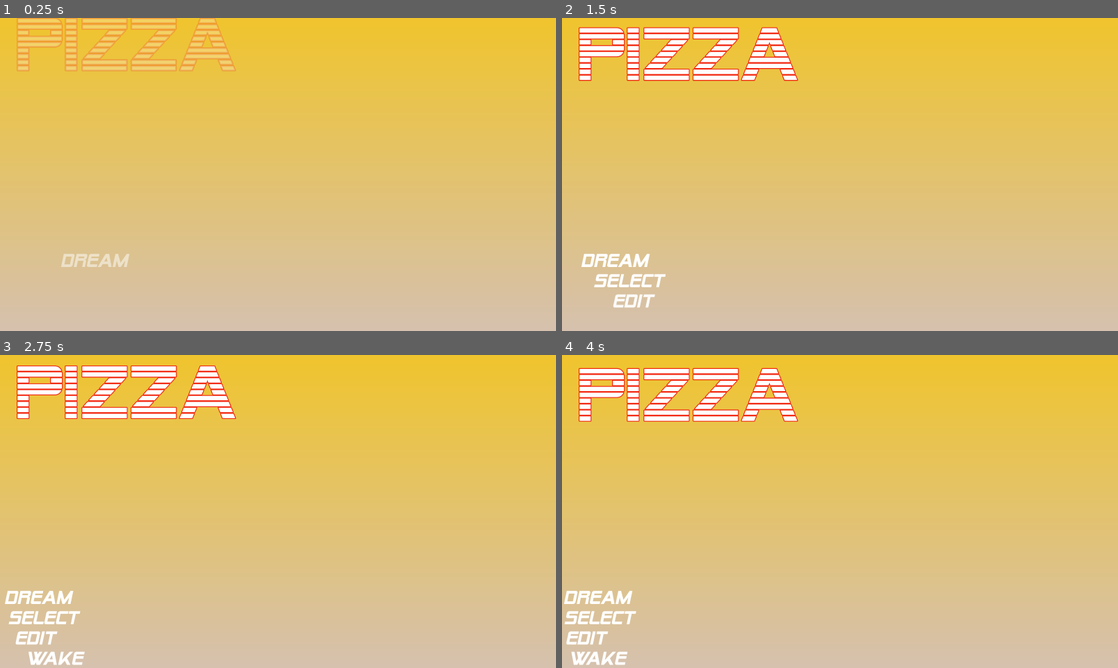
Above: before the commit, frames 1-4 (two rows, left to right).
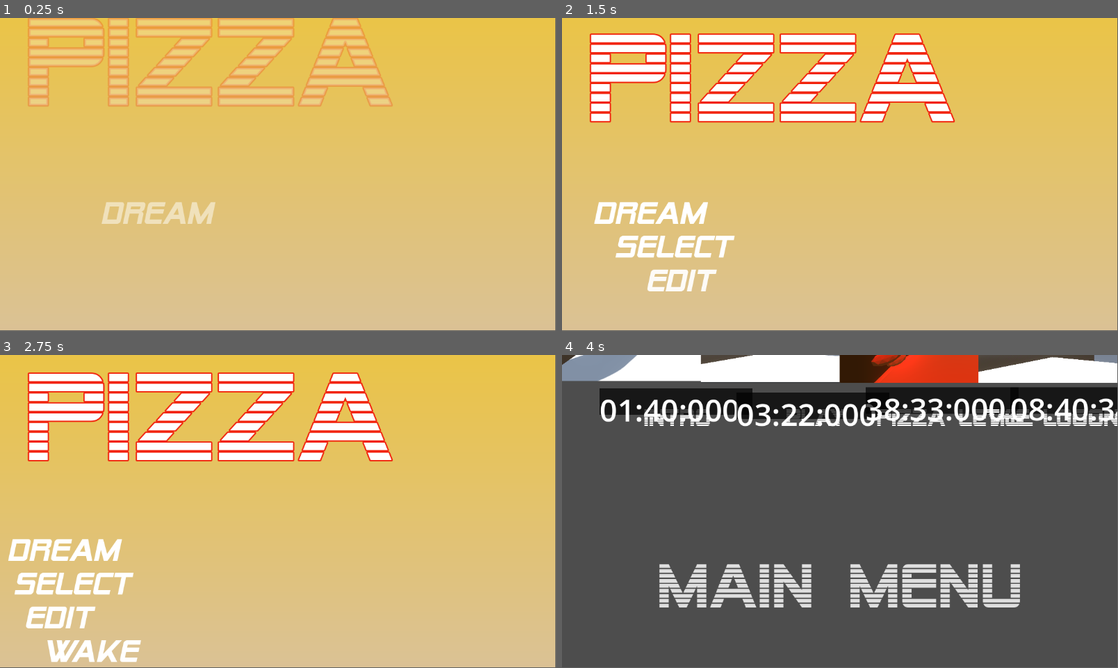
Above: after the commit, the same moments.

Repository: MattCharles/Dreams
Game: Godot game, scene res://Scenes/menu.tscn
Two runs of this game, one before a commit and one after it. Both use one fixed random seed, a clock stepped at 60 frames per second and the inputs below. Sound files missing from this copy of the repository are replaced by a short silence.
Inputs (mouse positions are in pixels of both pictures, inside the frame that each line leads up to):
- Up to frame 1 (0.25 s): no input
- Up to frame 2 (1.5 s): move the mouse to (962, 158) at 0.52 s; press the mouse at (962, 158) at 0.53 s; hold D (right) 0.53-1.28 s; tap Space (jump) at 0.77 s; move the mouse to (728, 190) at 1.27 s; release the mouse at (728, 190) at 1.28 s; hold S (back) from 1.28 s (still down); tap Shift (sprint) at 1.35 s
- Up to frame 3 (2.75 s): tap Space (jump) at 1.52 s; move the mouse to (333, 442) at 2.02 s; release S (back) at 2.03 s; press the mouse at (333, 442) at 2.03 s; hold D (right) from 2.03 s (still down)
- Up to frame 4 (4 s): move the mouse to (812, 574) at 2.77 s; release D (right) at 2.78 s; release the mouse at (812, 574) at 2.78 s; hold W (forward) 2.78-3.53 s; tap Shift (sprint) at 2.85 s; click (812, 574) at 2.92 s; tap Space (jump) at 3.02, 3.77 s; move the mouse to (1006, 558) at 3.52 s; press the mouse at (1006, 558) at 3.53 s; hold A (left) from 3.53 s (still down)
In our replay, the window is 800x450 before the commit and 799x449 after it. These sizes can differ from the game's own. Grey fills any space a smaller window leaves; there, only what the larger window draws over its background counts as a difference.

The runs differ from the first frame. In frame 1, 17% of the frame differs, in the area x 0-100%, y 0-100%; in frame 2, 21%; in frame 3, 22%; in frame 4, 99%.

Commit message:
moving level kinda

Diff:
--- /dev/null
+++ b/Scenes/Skateboard.tscn
@@ -0,0 +1,29 @@
+[gd_scene load_steps=3 format=3 uid="uid://bxxuk777pq0cd"]
+
+[ext_resource type="PackedScene" uid="uid://dfkjih3x8n5tv" path="res://Assets/raw/skateboard.glb" id="1_5fe0g"]
+
+[sub_resource type="BoxShape3D" id="BoxShape3D_67kuq"]
+size = Vector3(2.93858, 0.446135, 1)
+
+[node name="Node3D" type="Node3D"]
+
+[node name="VehicleBody3D" type="VehicleBody3D" parent="."]
+
+[node name="CollisionShape3D" type="CollisionShape3D" parent="VehicleBody3D"]
+transform = Transform3D(1, 0, 0, 0, 1, 0, 0, 0, 1, 0.000272572, -0.00666529, -0.0144728)
+shape = SubResource("BoxShape3D_67kuq")
+
+[node name="skateboard" parent="VehicleBody3D/CollisionShape3D" instance=ExtResource("1_5fe0g")]
+transform = Transform3D(1, 0, 0, 0, 1, 0, 0, 0, 1, 0, 0.140657, 0)
+
+[node name="frontRightWheel" type="VehicleWheel3D" parent="VehicleBody3D"]
+transform = Transform3D(1.91069e-15, 4.37114e-08, 1, 1, -4.37114e-08, 0, 4.37114e-08, 1, -4.37114e-08, 0.765366, -0.163548, 0.271509)
+
+[node name="backright" type="VehicleWheel3D" parent="VehicleBody3D"]
+transform = Transform3D(1.91069e-15, 4.37114e-08, 1, 1, -4.37114e-08, 0, 4.37114e-08, 1, -4.37114e-08, 0.725516, -0.190223, -0.49201)
+
+[node name="frontright" type="VehicleWheel3D" parent="VehicleBody3D"]
+transform = Transform3D(1.91069e-15, 4.37114e-08, 1, 1, -4.37114e-08, 0, 4.37114e-08, 1, -4.37114e-08, -0.760519, -0.14934, -0.518326)
+
+[node name="frontleft" type="VehicleWheel3D" parent="VehicleBody3D"]
+transform = Transform3D(1.91069e-15, 4.37114e-08, 1, 1, -4.37114e-08, 0, 4.37114e-08, 1, -4.37114e-08, -0.718363, -0.12744, 0.381081)
--- /dev/null
+++ b/Scenes/growingLvl.tscn
@@ -0,0 +1,107 @@
+[gd_scene load_steps=16 format=3 uid="uid://dkid2gc2gp42p"]
+
+[ext_resource type="Script" path="res://Scripts/GrowingObject.gd" id="1_7un57"]
+[ext_resource type="PackedScene" uid="uid://chkkys4p7l1vq" path="res://Scenes/Player.tscn" id="3_7ep5q"]
+[ext_resource type="PackedScene" uid="uid://kvdu4itnqh2e" path="res://Assets/pizza/spinningpizza.tscn" id="4_c68wj"]
+[ext_resource type="PackedScene" uid="uid://bqowc31lhnsxt" path="res://Scenes/finish_line.tscn" id="6_60qoh"]
+[ext_resource type="PackedScene" uid="uid://veevoq7kf5ba" path="res://Scenes/HUD.tscn" id="7_52aym"]
+[ext_resource type="Script" path="res://Scripts/MovingObj.gd" id="8_ij7ss"]
+
+[sub_resource type="ProceduralSkyMaterial" id="ProceduralSkyMaterial_7rkdn"]
+sky_horizon_color = Color(0.64625, 0.65575, 0.67075, 1)
+ground_horizon_color = Color(0.64625, 0.65575, 0.67075, 1)
+
+[sub_resource type="Sky" id="Sky_fdi5v"]
+sky_material = SubResource("ProceduralSkyMaterial_7rkdn")
+
+[sub_resource type="Environment" id="Environment_rrpnd"]
+background_mode = 2
+sky = SubResource("Sky_fdi5v")
+tonemap_mode = 2
+glow_enabled = true
+
+[sub_resource type="PlaneMesh" id="PlaneMesh_5248x"]
+size = Vector2(20, 20)
+
+[sub_resource type="Skin" id="Skin_xdp1x"]
+
+[sub_resource type="ConcavePolygonShape3D" id="ConcavePolygonShape3D_2rya7"]
+data = PackedVector3Array(10, 0, 10, -10, 0, 10, 10, 0, -10, -10, 0, 10, -10, 0, -10, 10, 0, -10)
+
+[sub_resource type="StandardMaterial3D" id="StandardMaterial3D_jscit"]
+albedo_color = Color(1, 0.360784, 0.109804, 1)
+
+[sub_resource type="BoxMesh" id="BoxMesh_gxau5"]
+
+[sub_resource type="BoxShape3D" id="BoxShape3D_qvnun"]
+
+[node name="Node3D" type="Node3D"]
+
+[node name="WorldEnvironment" type="WorldEnvironment" parent="."]
+environment = SubResource("Environment_rrpnd")
+
+[node name="DirectionalLight3D" type="DirectionalLight3D" parent="."]
+transform = Transform3D(-0.866025, -0.433013, 0.25, 0, 0.5, 0.866025, -0.5, 0.75, -0.433013, 0, 0, 0)
+shadow_enabled = true
+
+[node name="MeshInstance3D" type="MeshInstance3D" parent="."]
+mesh = SubResource("PlaneMesh_5248x")
+skin = SubResource("Skin_xdp1x")
+
+[node name="StaticBody3D" type="StaticBody3D" parent="MeshInstance3D"]
+
+[node name="CollisionShape3D" type="CollisionShape3D" parent="MeshInstance3D/StaticBody3D"]
+shape = SubResource("ConcavePolygonShape3D_2rya7")
+
+[node name="middle" type="MeshInstance3D" parent="."]
+transform = Transform3D(1, 0, 0, 0, 1, 0, 0, 0, 1, 0, 0, -19.928)
+mesh = SubResource("PlaneMesh_5248x")
+skin = SubResource("Skin_xdp1x")
+script = ExtResource("1_7un57")
+
+[node name="StaticBody3D" type="StaticBody3D" parent="middle"]
+script = ExtResource("1_7un57")
+
+[node name="CollisionShape3D" type="CollisionShape3D" parent="middle/StaticBody3D"]
+transform = Transform3D(1, 0, 0, 0, 1, 0, 0, 0, 1, 0, 0, 1.47578)
+shape = SubResource("ConcavePolygonShape3D_2rya7")
+script = ExtResource("1_7un57")
+
+[node name="Player" parent="." instance=ExtResource("3_7ep5q")]
+transform = Transform3D(1, 0, 0, 0, 1, 0, 0, 0, 1, -8.14442, 0, 0)
+
+[node name="alter" type="Node3D" parent="."]
+transform = Transform3D(2, 0, 0, 0, 1, 0, 0, 0, 2, 4.39247, 0, 0.930135)
+
+[node name="MeshInstance3D" type="MeshInstance3D" parent="alter"]
+transform = Transform3D(1, 0, 0, 0, 1, 0, 0, 0, 1, -0.10114, 0.389121, 0.192563)
+material_override = SubResource("StandardMaterial3D_jscit")
+mesh = SubResource("BoxMesh_gxau5")
+
+[node name="StaticBody3D" type="StaticBody3D" parent="alter/MeshInstance3D"]
+
+[node name="CollisionShape3D" type="CollisionShape3D" parent="alter/MeshInstance3D/StaticBody3D"]
+shape = SubResource("BoxShape3D_qvnun")
+
+[node name="SpinningPizza" parent="." instance=ExtResource("4_c68wj")]
+transform = Transform3D(1, 0, 0, 0, 1, 0, 0, 0, 1, 4.39247, 1.8818, 1.54584)
+
+[node name="HUD" parent="." instance=ExtResource("7_52aym")]
+
+[node name="Node3D" type="Node3D" parent="."]
+transform = Transform3D(3.01228, 0, 0, 0, 2.92342, 0, 0, 0, 2.94042, -1.087, 2.896, -28.166)
+script = ExtResource("8_ij7ss")
+
+[node name="FinishLine2" parent="Node3D" instance=ExtResource("6_60qoh")]
+transform = Transform3D(1, 0, 0, 0, 1, 0, 0, 0, 1, 0, 0, 0)
+
+[node name="VisibleOnScreenNotifier3D" type="VisibleOnScreenNotifier3D" parent="Node3D/FinishLine2"]
+transform = Transform3D(0.333333, 0, 0, 0, 0.333333, 0, 0, 0, 0.333333, -0.457399, -1.09414, -0.716845)
+
+[connection signal="screen_entered" from="Node3D/FinishLine2/VisibleOnScreenNotifier3D" to="middle" method="_on_visible_on_screen_notifier_3d_screen_entered"]
+[connection signal="screen_entered" from="Node3D/FinishLine2/VisibleOnScreenNotifier3D" to="middle/StaticBody3D" method="_on_visible_on_screen_notifier_3d_screen_entered"]
+[connection signal="screen_entered" from="Node3D/FinishLine2/VisibleOnScreenNotifier3D" to="middle/StaticBody3D/CollisionShape3D" method="_on_visible_on_screen_notifier_3d_screen_entered"]
+[connection signal="screen_entered" from="Node3D/FinishLine2/VisibleOnScreenNotifier3D" to="Node3D" method="_on_visible_on_screen_notifier_3d_screen_entered"]
+[connection signal="screen_exited" from="Node3D/FinishLine2/VisibleOnScreenNotifier3D" to="middle" method="_on_visible_on_screen_notifier_3d_screen_exited"]
+[connection signal="screen_exited" from="Node3D/FinishLine2/VisibleOnScreenNotifier3D" to="middle/StaticBody3D/CollisionShape3D" method="_on_visible_on_screen_notifier_3d_screen_exited"]
+[connection signal="screen_exited" from="Node3D/FinishLine2/VisibleOnScreenNotifier3D" to="Node3D" method="_on_visible_on_screen_notifier_3d_screen_exited"]
--- /dev/null
+++ b/Scripts/GrowingObject.gd
@@ -0,0 +1,45 @@
+extends Node3D
+class_name GrowingObject
+
+@onready var meshBody = StaticBody3D
+var count =2
+var isVisible = false
+
+
+
+# Called when the node enters the scene tree for the first time.
+func _ready():
+	pass
+
+
+# Called every frame. 'delta' is the elapsed time since the previous frame.
+func _process(delta):
+
+	if Input.is_action_pressed("forward") and isVisible:
+		transform.basis.z = transform.basis.z + Vector3(0,0,.008)
+	pass
+
+func _input(event):
+
+	if event.is_action_pressed("Grow"):
+		transform.basis.z = transform.basis.z +Vector3(0,0,1)
+
+
+
+
+func _physics_process(delta: float) -> void:
+	if Input.is_action_just_pressed("Grow"):
+		print("trying to grow")
+
+
+
+func _on_visible_on_screen_notifier_3d_screen_entered():
+	isVisible = true
+	print("visible")
+	pass # Replace with function body.
+
+
+func _on_visible_on_screen_notifier_3d_screen_exited():
+	isVisible = false
+	print("NOT visible")
+	pass # Replace with function body.
--- /dev/null
+++ b/Scripts/MovingObj.gd
@@ -0,0 +1,26 @@
+extends Node3D
+
+class_name MovingObj
+var isVisible = false
+
+# Called when the node enters the scene tree for the first time.
+func _ready():
+	pass # Replace with function body.
+
+# Called every frame. 'delta' is the elapsed time since the previous frame.
+func _process(delta):
+
+	if Input.is_action_pressed("forward") and isVisible:
+		transform.origin.z = transform.origin.z - .08
+	pass
+
+func _on_visible_on_screen_notifier_3d_screen_entered():
+	isVisible = true
+	print("should move?")
+	pass # Replace with function body.
+
+
+func _on_visible_on_screen_notifier_3d_screen_exited():
+	isVisible = false
+	print("NOT Moving")
+	pass # Replace with function body.
--- a/Scripts/player.gd
+++ b/Scripts/player.gd
@@ -52,6 +52,7 @@
 @onready var joint = $Neck/Camera3D/Generic6DOFJoint3D
 @onready var staticBody = $Neck/Camera3D/StaticBody3D
 @onready var grapple_hand := $Neck/Camera3D/GrappleHand
+
 
 var picked_object
 var pull_power = 7
--- a/project.godot
+++ b/project.godot
@@ -21,11 +21,7 @@
 
 [display]
 
-window/size/viewport_width=1920
-window/size/viewport_height=1080
 mouse_cursor/custom_image="res://Assets/2d/tinierpizzaslice_1.png"
-window/stretch/mode="viewport"
-window/stretch/aspect="ignore"
 
 [input]
 
Not shown, added: Assets/music/8bit-music-for-game-68698.mp3.import
Not shown: 1 places in Scenes/HUD.tscn that only renumber resources
Not shown: 1 places in Scenes/finish_line.tscn that only renumber resources
Not shown: 1 places in Scenes/pizzacursor.tscn that only renumber resources
Not shown: 1 places in Scenes/speedrun_timer.tscn that only renumber resources
Not shown, added: Assets/music/8bit-music-for-game-68698.mp3
